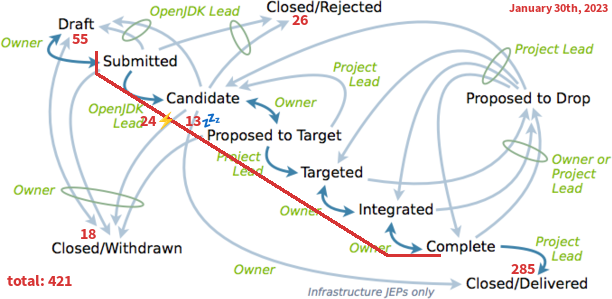
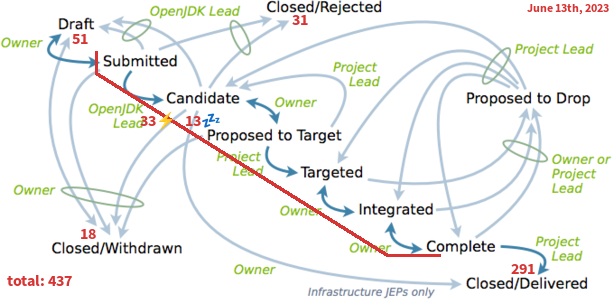
Layered file, before and after one edit (612 x 299). Changes by layer:
painted on "draft" over bbox(80, 34, 88, 44)
painted on "rejected" over bbox(292, 15, 308, 25)
painted on "in flight" over bbox(140, 116, 157, 126)
painted on "delivered" over bbox(519, 264, 535, 274)
painted on "total" over bbox(56, 276, 72, 286)
painted on "date" over bbox(509, 4, 609, 15)
